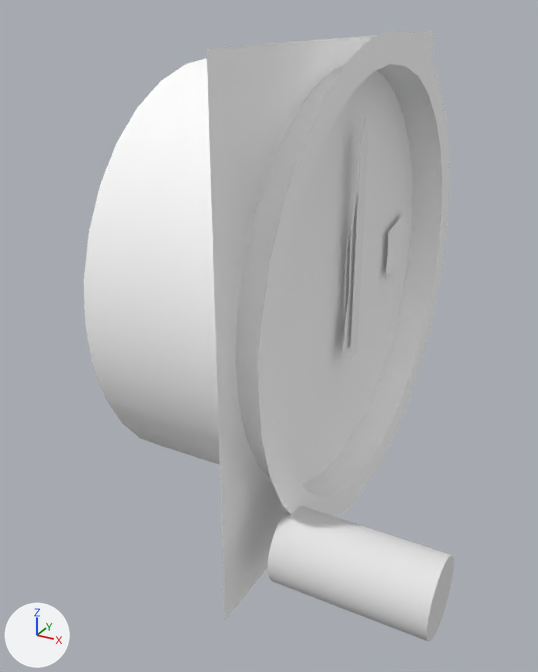
Two versions of the Blender file dev/blender/instruments/alt.blend, one commit apart.
Rendered twice from a camera (50 mm lens) standing at (-0.329, -0.2439, 0.1444) and looking at (-0.385, -0.1422, 0.0935). Arrows for +X, +Y and +Z are at lower left; the lights stay in place. The picture after the commit comes second.

Names of what the first picture shows: 'Case', 'Face', 'Needle100', 'Needle1000', 'disk', 'inhg' and 1 more.
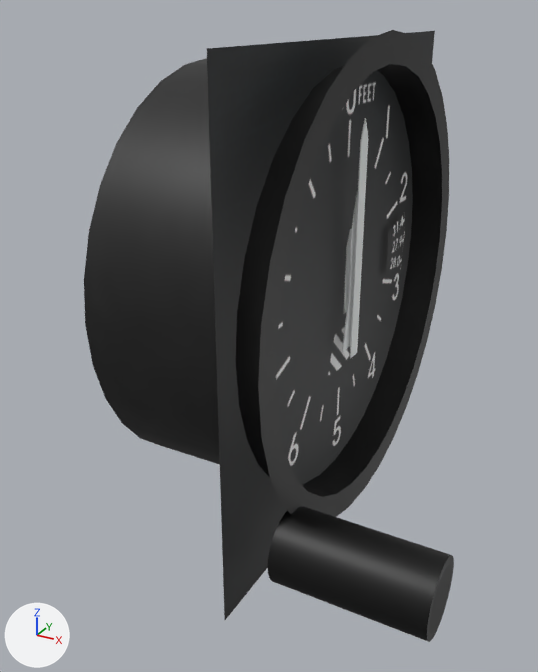
Edits to the bpy script that builds the scene:
```text
Add img_altimeter_png_001:
    img_altimeter_png_001 = load_image('altimeter.png.001', '../../../Models/Interior/Panel/Instruments/alt/alt.png', 1024, 1024, 'sRGB')
Add mat_alt:
    mat_alt = principled_material('alt')
    mat_alt.texture = img_altimeter_png_001
Change me_cylinder_001:
    where me_cylinder_001.from_pydata(...)  # 6 vertices, 2 faces; spans x 0.00098, y 0.01839..0.02771, z -0.0046..0.0074
    remove me_cylinder_001.materials.append(mat_face)  # white #ffffff
    add me_cylinder_001.materials.append(mat_alt)  # picture img_altimeter_png_001
Change me_face_mesh_002:
    where me_face_mesh_002.from_pydata(...)  # 4 vertices, 1 face; spans x 0.0, y -0.04..0.04, z -0.04..0.04
    remove me_face_mesh_002.materials.append(mat_face)  # white #ffffff
    add me_face_mesh_002.materials.append(mat_alt)  # picture img_altimeter_png_001
Change me_mesh_112:
    where me_mesh_112.from_pydata(...)  # 73 vertices, 72 faces; spans x -0.0105..0.0105, y -0.007..0.007, z -0.007..0.007
    remove me_mesh_112.materials.append(mat_knob)  # white #e7e7e7
    add me_mesh_112.materials.append(mat_alt)  # picture img_altimeter_png_001
Change me_face_mesh_001:
    where me_face_mesh_001.from_pydata(...)  # 128 vertices, 64 faces; spans x -0.0255..0.0065, y -0.0401..0.0399, z -0.0389..0.0411
    remove me_face_mesh_001.materials.append(mat_material)  # white #ffffff
    add me_face_mesh_001.materials.append(mat_alt)  # picture img_altimeter_png_001
```

What differs and where, as boxes [x1, y1, x2, y2] in the pictures (538 x 672 px):
'Case', recoloured (white to black)
    both: [84, 30, 449, 517]
'Face', recoloured (white to black)
    both: [207, 31, 435, 620]
'disk', recoloured (white to black)
    both: [268, 506, 454, 642]
'inhg', recoloured (white to grey)
    both: [386, 213, 405, 274]
